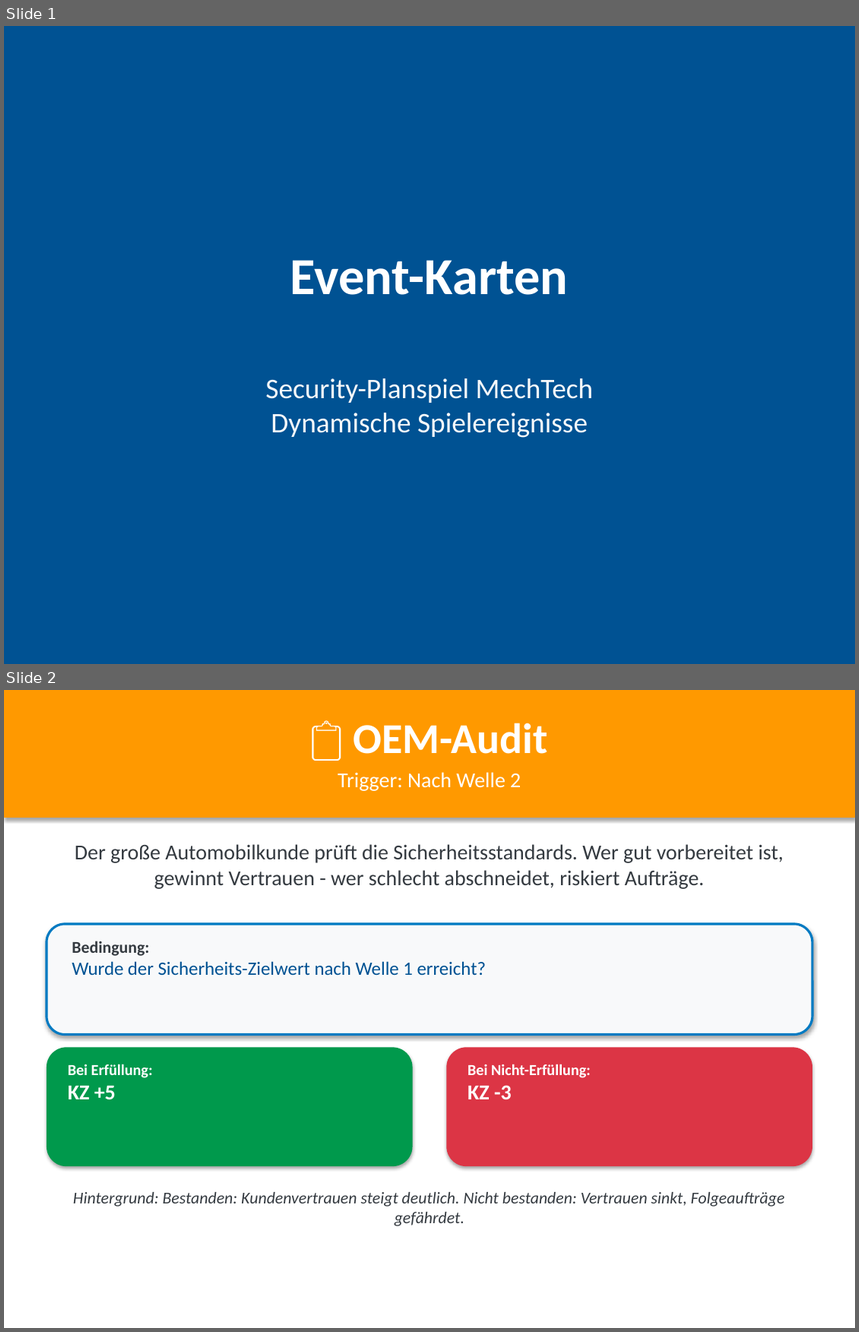
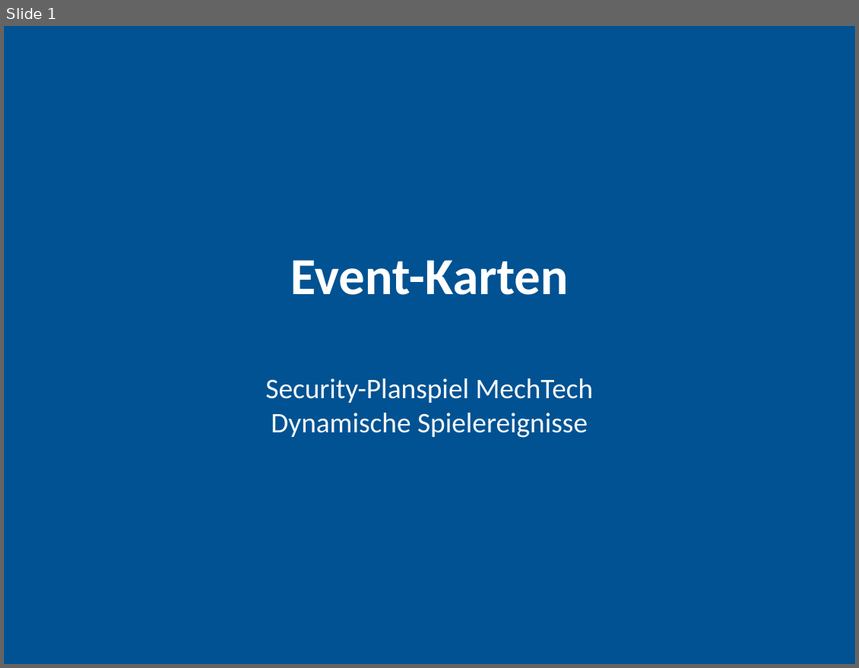
Before and after one commit to ClaudioSt/security-planspiel, a slide deck: pptx_output/Events.pptx. Shown one above the other, each under a label of ours: slides 1 and 2 before the commit, slide 1 after it. The pictures are 859x1332 and 859x668 pixels, drawn with LibreOffice and Linux fonts; fonts in the diff are those of the drawing. Boxes give left, top, right and bottom in pixels: in the first picture for what was removed or moved away, otherwise in the second. Text is boxed around its words. In the diff, an @@ line names an element or a change of style, - is before the commit and + after.

```diff
--- a/pptx_output/Events.pptx
+++ b/pptx_output/Events.pptx
@@ slide 2 removed at [4, 690, 855, 1328], background #FFFFFF @@
@@ rectangle removed at [4, 690, 855, 818] @@
@@ text removed at [353, 723, 547, 754] @@
-📋 OEM-Audit
@@ text removed at [338, 772, 521, 791] @@
-Trigger: Nach Welle 2
@@ text removed at [75, 844, 784, 889] @@
-Der große Automobilkunde prüft die Sicherheitsstandards. Wer gut vorbereitet ist, gewinnt Vertrauen - wer schlecht abschneidet, riskiert Aufträge.
@@ rounded rectangle removed at [47, 924, 813, 1035] @@
@@ text removed at [72, 941, 486, 975] @@
-Bedingung:
-Wurde der Sicherheits-Zielwert nach Welle 1 erreicht?
@@ rounded rectangle removed at [47, 1047, 413, 1167] @@
@@ rounded rectangle removed at [446, 1047, 813, 1167] @@
@@ text removed at [68, 1064, 153, 1100] @@
-Bei Erfüllung:
-KZ +5
@@ text removed at [468, 1064, 591, 1100] @@
-Bei Nicht-Erfüllung:
-KZ -3
@@ text removed at [73, 1192, 785, 1227] @@
-Hintergrund: Bestanden: Kundenvertrauen steigt deutlich. Nicht bestanden: Vertrauen sinkt, Folgeaufträge gefährdet.
```
Also in this commit, not shown: 4 other slides removed, 14 other files.
